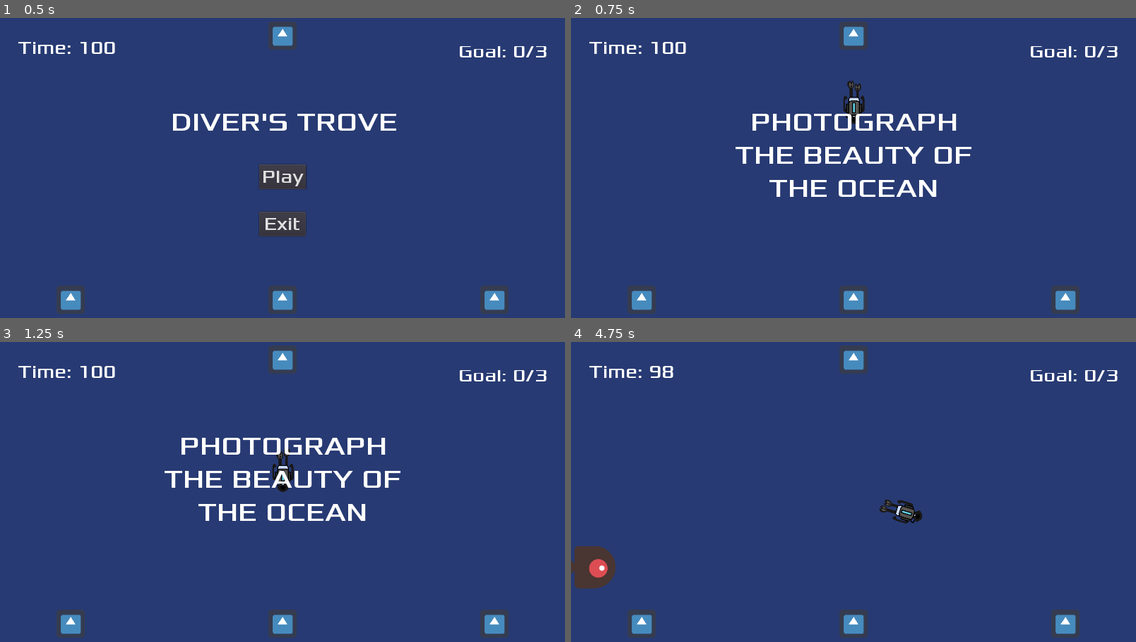
Above: before the commit, frames 1-4 (two rows, left to right).
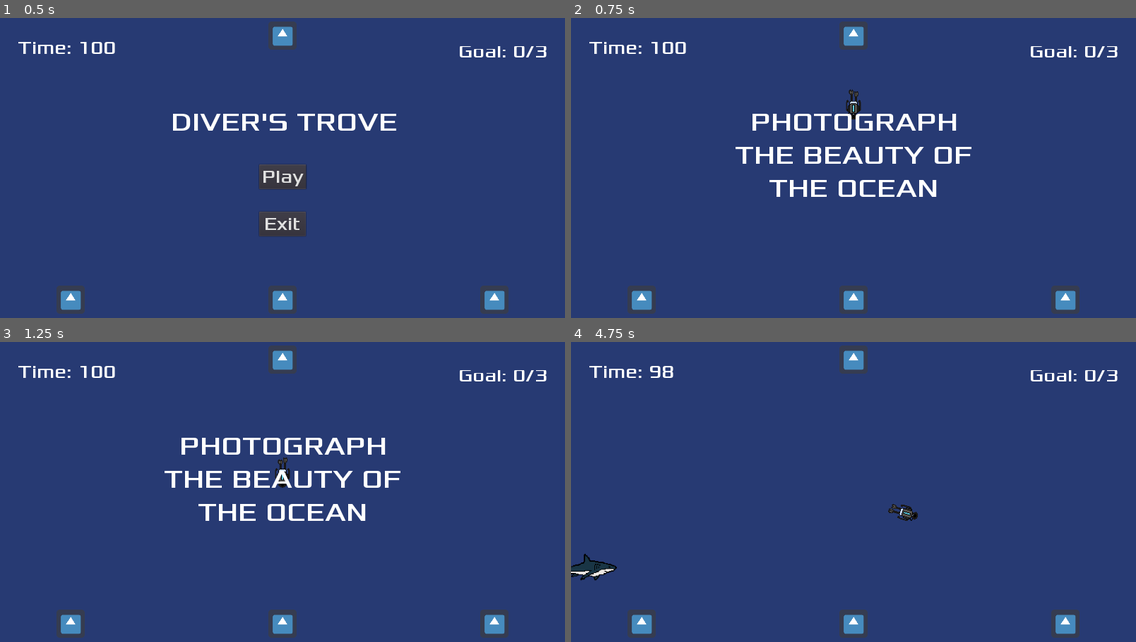
Above: after the commit, the same moments.

Repository: AlgionSan/GJ-Demo-2.0
Game: Godot game, scene res://scenes/Main.tscn
The game is run twice, just before and just after one commit, with the same random seed, the same clock (stepped at 60 frames per second) and the same inputs. The engine's default icon, where the game draws it, is replaced by a stand-in: a white triangle on a blue panel in a dark square.
Inputs (mouse positions are in pixels of both pictures, inside the frame that each line leads up to):
- Up to frame 1 (0.5 s): no input
- Up to frame 2 (0.75 s): click "Play" at 0.5 s
- Up to frame 3 (1.25 s): no input
- Up to frame 4 (4.75 s): move the mouse to (977, 486) at 1.27 s; tap E (interact) every 0.75 s from 1.35 to 4.35 s; move the mouse to (740, 516) at 2.02 s; move the mouse to (910, 432) at 2.77 s; move the mouse to (825, 564) at 3.52 s; move the mouse to (1023, 549) at 4.27 s

Frame 1 is identical in both runs. In frame 2, 0.3% of the frame differs, in the area x 48-52%, y 20-36%; in frame 3, 0.2%; in frame 4, 1.2%, in the area x 0-63%, y 52-83%.

Commit message:
mob sprite shark upside down fix
shark upside down when spawn on the right.. fixed it....

Diff:
--- a/scenes/Mob.tscn
+++ b/scenes/Mob.tscn
@@ -1,7 +1,5 @@
-[gd_scene load_steps=8 format=2]
+[gd_scene load_steps=6 format=2]
 
-[ext_resource path="res://arts/enemy-swimming-1.png" type="Texture" id=1]
-[ext_resource path="res://arts/enemy-swimming-2.png" type="Texture" id=2]
 [ext_resource path="res://scripts/Mob.gd" type="Script" id=3]
 [ext_resource path="res://arts/shark/shark_swim_2.png" type="Texture" id=4]
 [ext_resource path="res://arts/shark/shark_swim_1.png" type="Texture" id=5]
@@ -12,16 +10,11 @@
 "loop": true,
 "name": "shark",
 "speed": 5.0
-}, {
-"frames": [ ExtResource( 1 ), ExtResource( 2 ) ],
-"loop": true,
-"name": "swim",
-"speed": 5.0
 } ]
 
 [sub_resource type="CapsuleShape2D" id=2]
-radius = 24.0
-height = 48.0
+radius = 28.9999
+height = 82.0002
 
 [node name="Mob" type="RigidBody2D" groups=["mobs"]]
 collision_mask = 0
@@ -29,14 +22,17 @@
 script = ExtResource( 3 )
 
 [node name="AnimatedSprite" type="AnimatedSprite" parent="."]
+position = Vector2( 0, -3 )
+scale = Vector2( 1.5, 1.5 )
 frames = SubResource( 1 )
-animation = "swim"
+animation = "shark"
 
 [node name="CollisionShape2D" type="CollisionShape2D" parent="."]
 rotation = 1.5708
 shape = SubResource( 2 )
 
 [node name="VisibilityNotifier2D" type="VisibilityNotifier2D" parent="."]
+scale = Vector2( 1, 0.6 )
 rect = Rect2( -50, -40, 100, 80 )
 
 [connection signal="screen_exited" from="VisibilityNotifier2D" to="." method="_on_VisibilityNotifier2D_screen_exited"]
--- a/scenes/Player.tscn
+++ b/scenes/Player.tscn
@@ -14,8 +14,8 @@
 } ]
 
 [sub_resource type="CapsuleShape2D" id=2]
-radius = 29.0
-height = 32.0
+radius = 17.9999
+height = 36.0002
 
 [sub_resource type="DynamicFont" id=3]
 size = 12
@@ -31,8 +31,8 @@
 script = ExtResource( 2 )
 
 [node name="AnimatedSprite" type="AnimatedSprite" parent="."]
-position = Vector2( -5.12648, -1.06073 )
 rotation = 1.5708
+scale = Vector2( 0.7, 0.7 )
 frames = SubResource( 1 )
 animation = "dive"
 
--- a/scripts/Main.gd
+++ b/scripts/Main.gd
@@ -101,7 +101,7 @@
 	else:
 		mob.position = mob_spawn_right.position
 		direction = mob_spawn_right.rotation + PI / 2
-
+		mob.get_node("AnimatedSprite").flip_v = true
 		mob.rotation = direction
 
 	#movement
